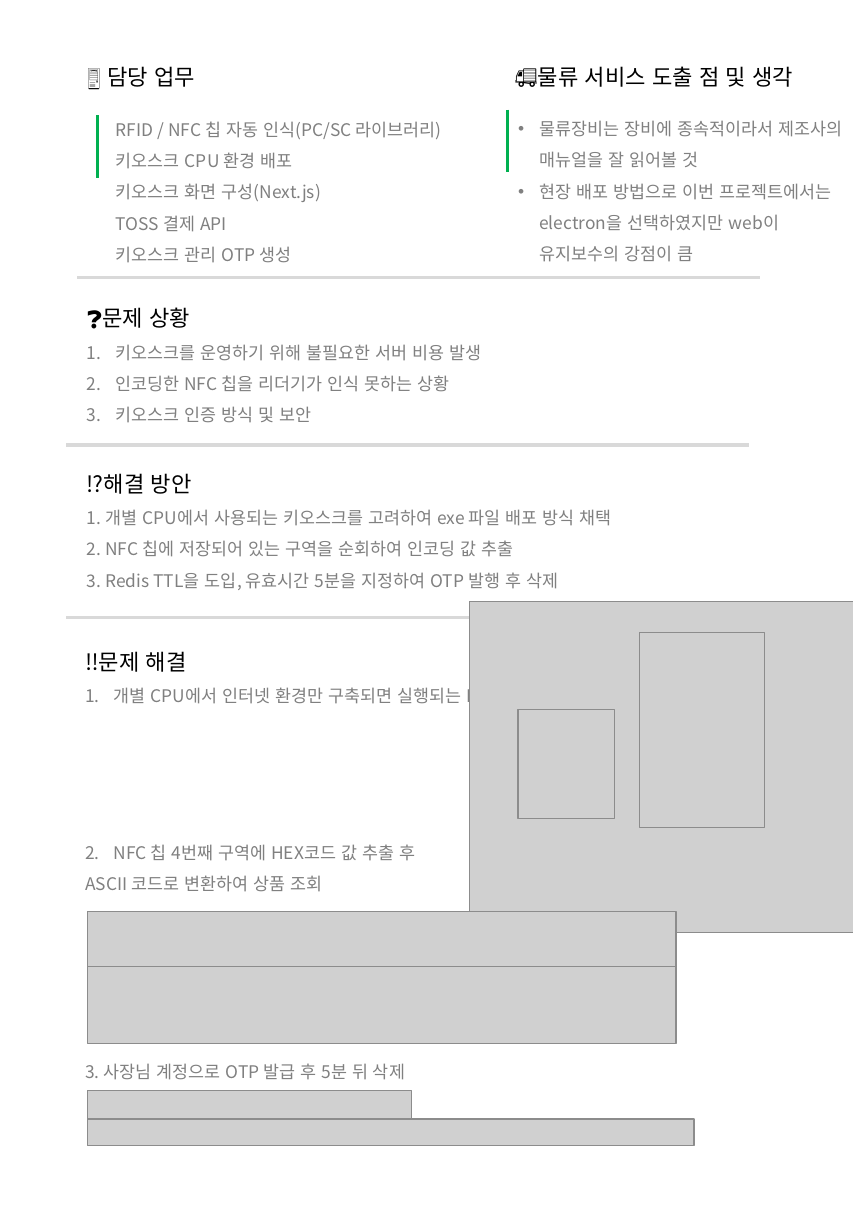
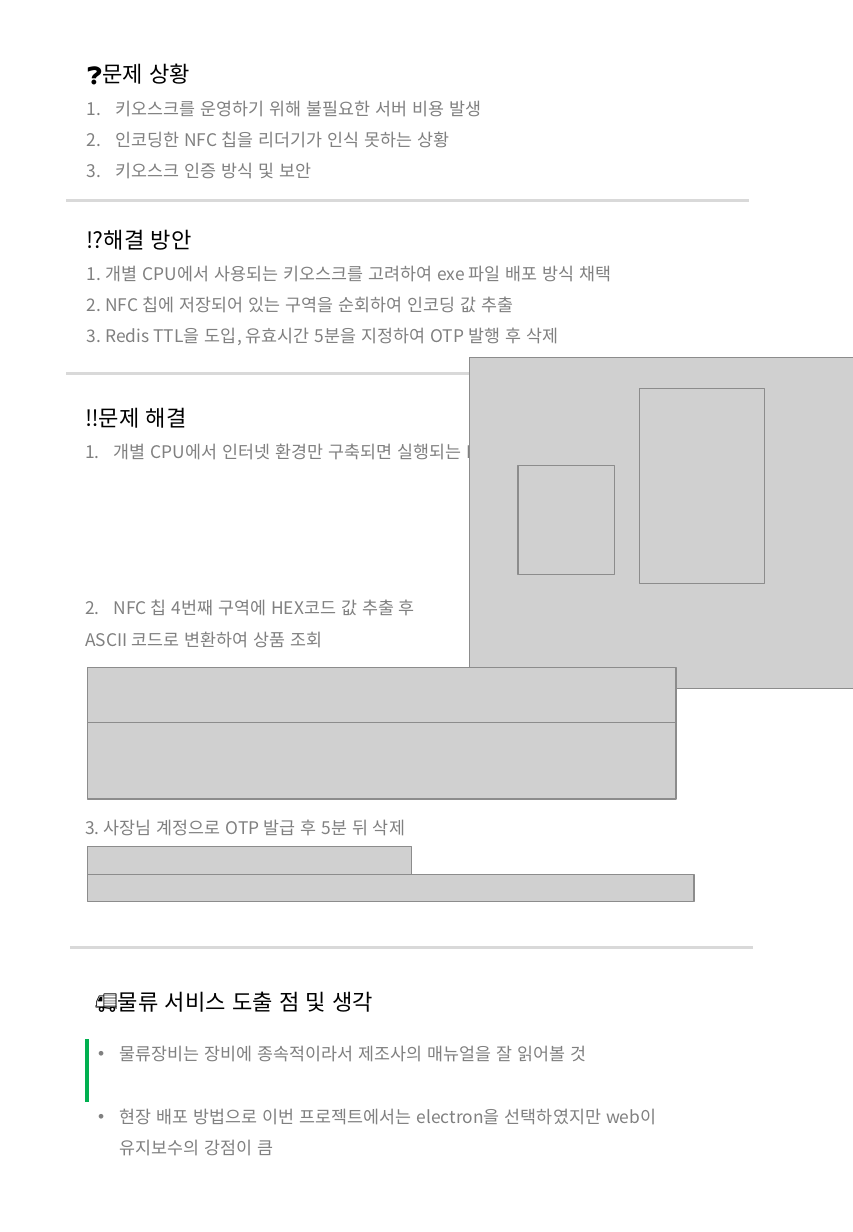
Before and after one commit to yuseok01/itgorae, a slide deck: slide 12 of 피피티/241124 포트폴리오_김유석.pptx (slide 11 before the commit). Drawn at 853x1232 pixels with LibreOffice and Linux fonts; fonts in the diff are those of the drawing; grey boxes stand for pictures. Boxes give left, top, right and bottom in pixels: in the first picture for what was removed or moved away, otherwise in the second. Text is boxed around its words. In the diff, an @@ line names an element or a change of style, - is before the commit and + after.

```diff
--- a/피피티/241124 포트폴리오_김유석.pptx
+++ b/피피티/241124 포트폴리오_김유석.pptx
@@ text removed at (107, 66, 195, 87) @@
-🖥️ 담당 업무
@@ line removed from (507, 109) to (507, 173) @@
@@ text removed at (116, 121, 442, 262) @@
-RFID / NFC 칩 자동 인식(PC/SC 라이브러리)
-키오스크 CPU 환경 배포
-키오스크 화면 구성(Next.js)
-TOSS 결제 API
-키오스크 관리 OTP 생성
@@ line moved from (77, 278) - (760, 278) to (66, 201) - (750, 201) @@
@@ 7 pictures, 3 texts: place and size @@
-7 pictures, 3 texts at (85, 307, 853, 1145)
+7 pictures, 3 texts at (85, 63, 853, 901)
@@ line moved from (66, 445) - (750, 445) to (66, 374) - (750, 374) @@
@@ line moved from (66, 618) - (750, 618) to (71, 947) - (753, 947) @@
@@ text "🚚물류 서비스 도출 점 및 ...": place and size @@
-text "🚚물류 서비스 도출 점 및 ..." at (538, 66, 793, 87)
+text "🚚물류 서비스 도출 점 및 ..." at (118, 991, 373, 1012)
@@ text "물류장비는 장비에 종속적이라서 제조사의 매뉴얼을 ..." rewrapped from (539, 120, 843, 262) to (119, 1045, 656, 1156) @@
@@ line moved from (98, 116) - (98, 179) to (88, 1040) - (88, 1102) @@
```
Also in this commit, not shown: 3 other slides changed, 2 slides added.
